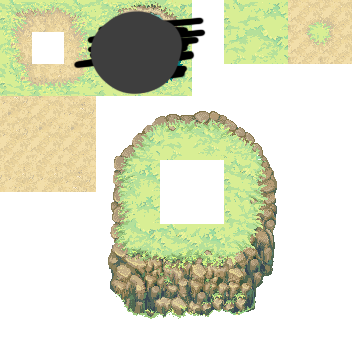
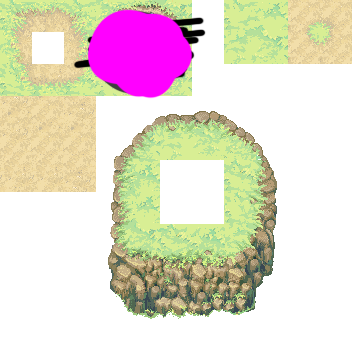
Layers edited between the first and the second 352x352 image:
painted on "Layer 2" over (87, 9, 193, 99)
